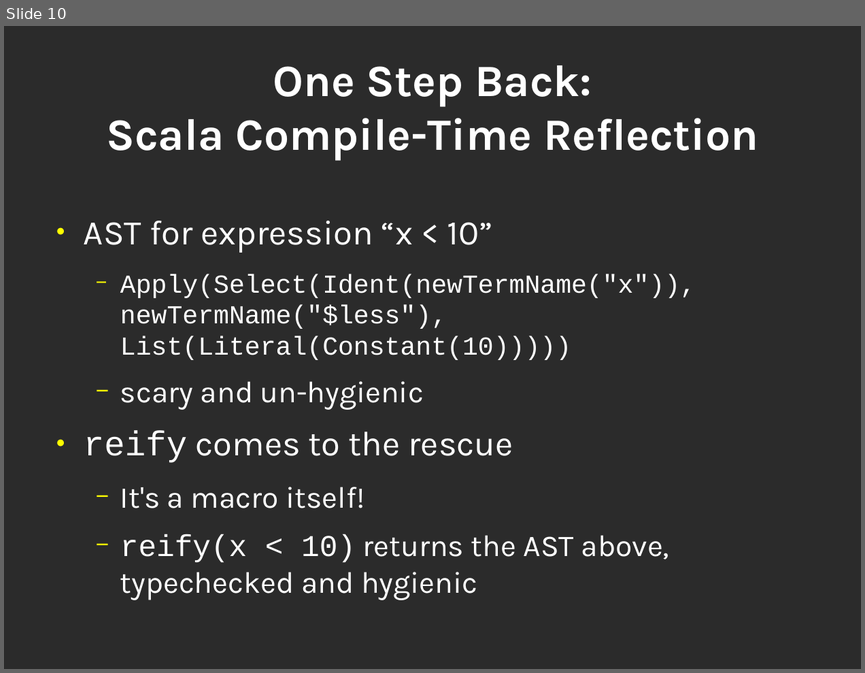
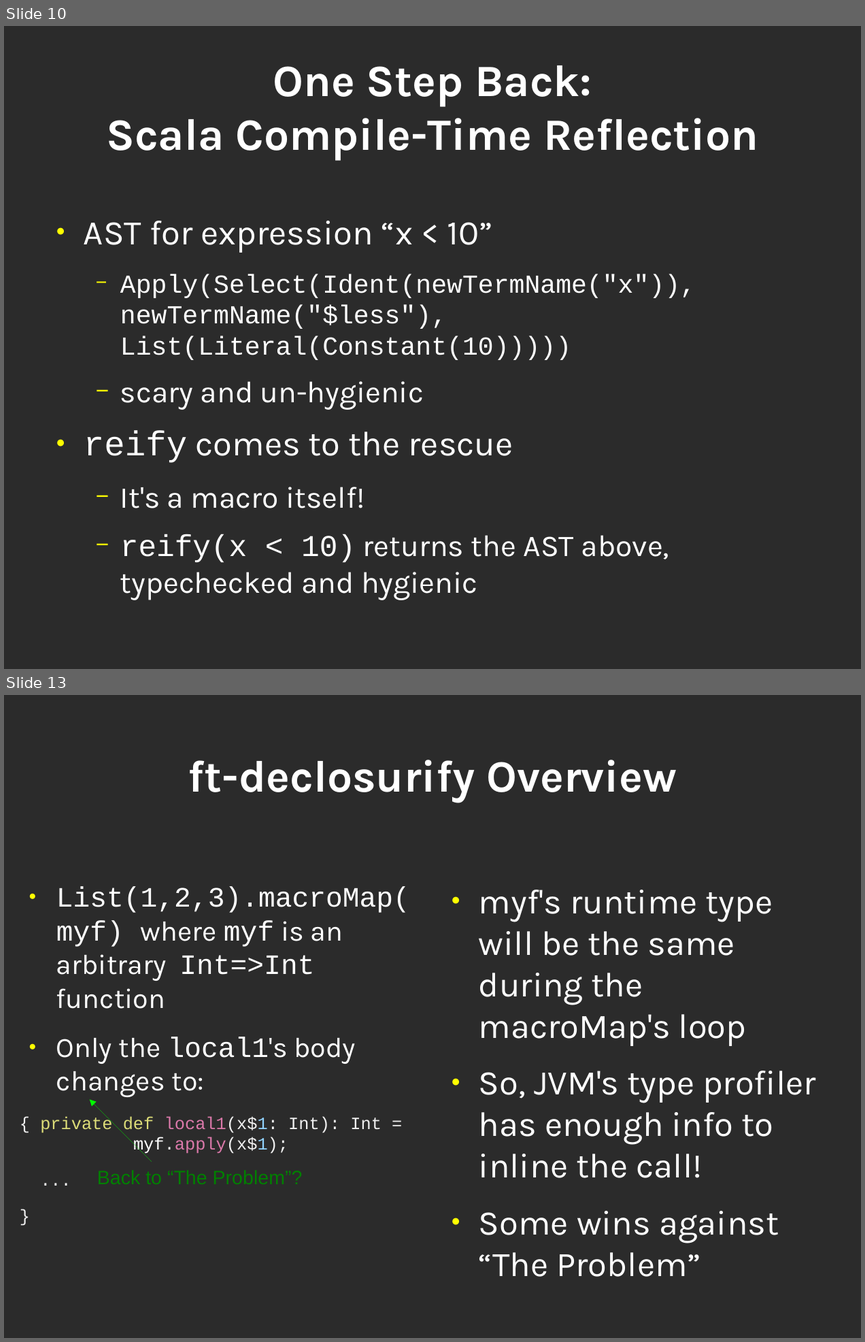
Before and after one commit to geo-kollias/msc-thesis-tex, a slide deck: geokollias_msc_thesis_pres.odp. Shown one above the other, each under a label of ours: slide 10 before the commit, slides 10 and 13 after it; the slides between them are not shown. The pictures are 865x673 and 865x1342 pixels, drawn with LibreOffice and Linux fonts; fonts in the diff are those of the drawing; background and template pictures are left out; a plain dark background stands for a picture behind light text. Boxes give left, top, right and bottom in pixels: in the first picture for what was removed or moved away, otherwise in the second. Text is boxed around its words. In the diff, an @@ line names an element or a change of style, - is before the commit and + after.

```diff
--- a/geokollias_msc_thesis_pres.odp
+++ b/geokollias_msc_thesis_pres.odp
@@ slide 13 added at bbox=[4, 695, 861, 1338], background picture (left out) @@
@@ title added at bbox=[188, 760, 677, 803], 41.4 pt, text #FFFFFF, bold @@
+ft-declosurify Overview
@@ text added at bbox=[40, 887, 410, 1155], 26 pt, text #FFFFFF @@
+● List(1,2,3).macroMap(myf) where myf is an arbitrary Int=>Int function
+● Only the local1's body changes to:
+{ private def local1(x$1: Int): Int = myf.apply(x$1);
+...
+}
@@ text added at bbox=[479, 889, 816, 1276], 32 pt, text #FFFFFF @@
+● myf's runtime type will be the same during the macroMap's loop
+● So, JVM's type profiler has enough info to inline the call!
+● Some wins against “The Problem”
@@ arrow added from (152, 1161) to (90, 1100), #00FF00 0 pt @@
@@ text added at bbox=[90, 1161, 323, 1191], 18 pt, text #008000 @@
+Back to “The Problem”?
```
Also in this commit, not shown: 2 slides changed, 2 other slides added.
